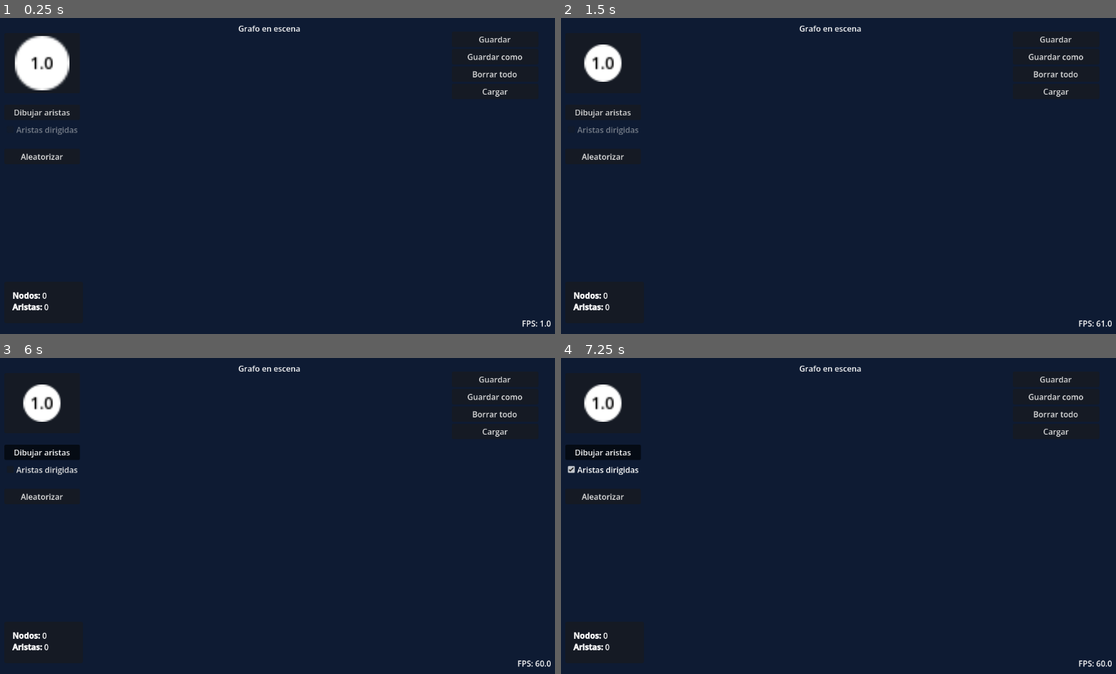
Above: before the commit, frames 1-4 (two rows, left to right).
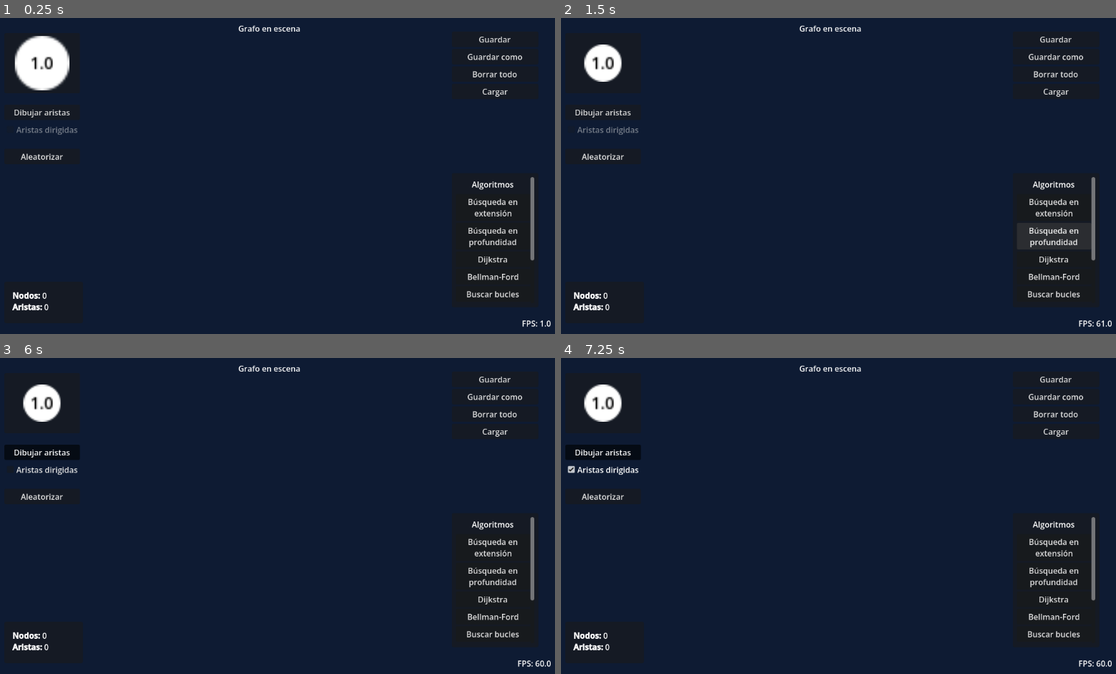
Above: after the commit, the same moments.

Repository: Andresit1524/graphim
Game: Godot game, scene res://assets/world/world.tscn
Same seed, same stepped clock (60 frames per second), same inputs: the game is played once before the commit and once after it.
Inputs (mouse positions are in pixels of both pictures, inside the frame that each line leads up to):
- Up to frame 1 (0.25 s): no input
- Up to frame 2 (1.5 s): click (1054, 207) at 0.5 s, where only the run after the commit has a clickable "Búsqueda en extensión"; click (1054, 236) at 1.25 s, where only the run after the commit has a clickable "Búsqueda en profundidad"
- Up to frame 3 (6 s): click (493, 598) at 2 s, where only the run after the commit has a clickable "Dijkstra"; click (493, 617) at 2.75 s, where only the run after the commit has a clickable "Bellman-Ford"; click (493, 632) at 3.5 s, where only the run after the commit has a clickable "Buscar bucles"; click (493, 651) at 4.25 s, where only the run after the commit has a clickable "Kruskal"; click (493, 667) at 5 s, where only the run after the commit has a clickable "Colorear"; click "Dibujar aristas" at 5.75 s
- Up to frame 4 (7.25 s): click "Aristas dirigidas" at 6.5 s

The runs differ from the first frame. In frame 1, 1.0% of the frame differs, in the area x 84-97%, y 50-89%; in frame 2, 1.9%, in the area x 82-97%, y 50-89%; in frame 3, 1.0%; in frame 4, 1.0%.

Commit message:
Interfaz base para algoritmos

Diff:
--- /dev/null
+++ b/assets/algorithms/a_star.gd
@@ -0,0 +1,5 @@
+class_name AStar extends BaseAlgorithm
+
+
+func start() -> void:
+	pass
--- /dev/null
+++ b/assets/algorithms/base_algoritm.gd
@@ -0,0 +1,14 @@
+## Clase base para un algoritmo sobre un grafo. Forma de uso: método [start] para
+@abstract class_name BaseAlgorithm extends Node
+
+
+## Nombre del algoritmo para poner en el botón
+@export var button_name: String = ""
+
+
+## Mundo
+@onready var world: Node2D = get_tree().current_scene
+
+
+## Inicia a procesar el algoritmo al presionar su botón
+@abstract func start() -> void
--- /dev/null
+++ b/assets/algorithms/bellman_ford.gd
@@ -0,0 +1,5 @@
+class_name BellmanFord extends BaseAlgorithm
+
+
+func start() -> void:
+	pass
--- /dev/null
+++ b/assets/algorithms/bfs.gd
@@ -0,0 +1,5 @@
+class_name BFS extends BaseAlgorithm
+
+
+func start() -> void:
+	pass
--- /dev/null
+++ b/assets/algorithms/coloring.gd
@@ -0,0 +1,5 @@
+class_name Coloring extends BaseAlgorithm
+
+
+func start() -> void:
+	pass
--- /dev/null
+++ b/assets/algorithms/dfs.gd
@@ -0,0 +1,5 @@
+class_name DFS extends BaseAlgorithm
+
+
+func start() -> void:
+	pass
--- /dev/null
+++ b/assets/algorithms/dijkstra.gd
@@ -0,0 +1,5 @@
+class_name Dijkstra extends BaseAlgorithm
+
+
+func start() -> void:
+	pass
--- /dev/null
+++ b/assets/algorithms/kruskal.gd
@@ -0,0 +1,5 @@
+class_name Kruskal extends BaseAlgorithm
+
+
+func start() -> void:
+	pass
--- /dev/null
+++ b/assets/algorithms/page_rank.gd
@@ -0,0 +1,5 @@
+class_name PageRank extends BaseAlgorithm
+
+
+func start() -> void:
+	pass
--- /dev/null
+++ b/assets/algorithms/search_loops.gd
@@ -0,0 +1,6 @@
+## Algoritmo de
+class_name SearchLoops extends BaseAlgorithm
+
+
+func start() -> void:
+	pass
--- /dev/null
+++ b/assets/world/algorithms.gd
@@ -0,0 +1,18 @@
+## Clase que gestiona los algoritmos y su interfaz
+class_name Algorithms extends Node
+
+
+@onready var world: Node2D = get_tree().current_scene
+## Botones para los algoritmos
+@onready var algoritm_buttons: VBoxContainer = %AlgoritmButtons
+
+
+func _ready() -> void:
+	for algorithm: BaseAlgorithm in get_children():
+		# Crea el botón
+		var alg_button := Button.new()
+		algoritm_buttons.add_child(alg_button)
+		alg_button.pressed.connect(algorithm.start)
+
+		alg_button.text = algorithm.button_name
+		alg_button.autowrap_mode = TextServer.AUTOWRAP_WORD
--- a/assets/world/world.tscn
+++ b/assets/world/world.tscn
@@ -7,8 +7,20 @@
 [ext_resource type="Script" uid="uid://eyy44t471n22" path="res://assets/world/buttons.gd" id="4_truut"]
 [ext_resource type="PackedScene" uid="uid://dslxtc5emgxkc" path="res://assets/graph_edge/graphim_edge.tscn" id="5_f47bs"]
 [ext_resource type="Script" uid="uid://dewdt8vncxwdp" path="res://assets/world/physics.gd" id="7_hqvew"]
+[ext_resource type="Script" uid="uid://bingkl6g4mj7t" path="res://assets/world/algorithms.gd" id="8_sn10k"]
+[ext_resource type="Script" uid="uid://bmokwo5sweyx6" path="res://assets/algorithms/search_loops.gd" id="9_moqa0"]
+[ext_resource type="Script" uid="uid://cyofd7al8ov4n" path="res://assets/algorithms/dijkstra.gd" id="10_v8xi1"]
+[ext_resource type="Script" uid="uid://bnvorpmn2brjf" path="res://assets/algorithms/dfs.gd" id="11_qxs72"]
+[ext_resource type="Script" uid="uid://brcktjt2s0ekb" path="res://assets/algorithms/bfs.gd" id="12_tic65"]
+[ext_resource type="Script" uid="uid://mlfenb31lie7" path="res://assets/algorithms/kruskal.gd" id="13_7iag1"]
+[ext_resource type="Script" uid="uid://buenckibf5dfu" path="res://assets/algorithms/coloring.gd" id="14_4f15s"]
+[ext_resource type="Script" uid="uid://ck1j7psayco4f" path="res://assets/algorithms/bellman_ford.gd" id="15_5it4x"]
+[ext_resource type="Script" uid="uid://clvdfserpd72l" path="res://assets/algorithms/a_star.gd" id="16_7iag1"]
+[ext_resource type="Script" uid="uid://ghyg4iu44w46" path="res://assets/algorithms/page_rank.gd" id="17_4f15s"]
 
 [sub_resource type="LabelSettings" id="LabelSettings_lh2ud"]
+
+[sub_resource type="LabelSettings" id="LabelSettings_kqacf"]
 
 [node name="World" type="Node2D" unique_id=1487274566]
 script = ExtResource("1_hxqi4")
@@ -39,7 +51,6 @@
 mouse_filter = 1
 script = ExtResource("4_f47bs")
 metadata/_edit_use_anchors_ = true
-metadata/_edit_lock_ = true
 
 [node name="Tools" type="VBoxContainer" parent="CanvasLayer/UI" unique_id=1736146907]
 layout_mode = 0
@@ -174,9 +185,90 @@
 horizontal_alignment = 1
 vertical_alignment = 1
 
+[node name="AlgoritmsPanel" type="PanelContainer" parent="CanvasLayer/UI" unique_id=802624321]
+custom_minimum_size = Vector2(0.405, 4.645)
+layout_mode = 1
+anchors_preset = -1
+anchor_left = 1.0
+anchor_top = 0.5
+anchor_right = 1.0
+anchor_bottom = 1.0
+offset_left = -209.0
+offset_right = -35.0
+offset_bottom = -54.0
+
+[node name="MarginContainer" type="MarginContainer" parent="CanvasLayer/UI/AlgoritmsPanel" unique_id=765188626]
+layout_mode = 2
+theme_override_constants/margin_left = 8
+theme_override_constants/margin_top = 8
+theme_override_constants/margin_right = 8
+theme_override_constants/margin_bottom = 8
+
+[node name="VScrollContainer" type="ScrollContainer" parent="CanvasLayer/UI/AlgoritmsPanel/MarginContainer" unique_id=1108259193]
+layout_mode = 2
+horizontal_scroll_mode = 0
+
+[node name="Content" type="VBoxContainer" parent="CanvasLayer/UI/AlgoritmsPanel/MarginContainer/VScrollContainer" unique_id=334644937]
+layout_mode = 2
+size_flags_horizontal = 3
+size_flags_vertical = 3
+
+[node name="Title" type="Label" parent="CanvasLayer/UI/AlgoritmsPanel/MarginContainer/VScrollContainer/Content" unique_id=229377048]
+custom_minimum_size = Vector2(0, 30)
+layout_mode = 2
+text = "Algoritmos"
+label_settings = SubResource("LabelSettings_kqacf")
+horizontal_alignment = 1
+vertical_alignment = 1
+
+[node name="AlgoritmButtons" type="VBoxContainer" parent="CanvasLayer/UI/AlgoritmsPanel/MarginContainer/VScrollContainer/Content" unique_id=1938260990]
+unique_name_in_owner = true
+layout_mode = 2
+size_flags_vertical = 3
+
 [node name="Physics" type="Node" parent="." unique_id=1290079163]
 unique_name_in_owner = true
 script = ExtResource("7_hqvew")
+
+[node name="Algorithms" type="Node" parent="." unique_id=1595311311]
+unique_name_in_owner = true
+script = ExtResource("8_sn10k")
+
+[node name="BFS" type="Node" parent="Algorithms" unique_id=523893545]
+script = ExtResource("12_tic65")
+button_name = "Búsqueda en extensión"
+
+[node name="DFS" type="Node" parent="Algorithms" unique_id=1898507583]
+script = ExtResource("11_qxs72")
+button_name = "Búsqueda en profundidad"
+
+[node name="Dijkstra" type="Node" parent="Algorithms" unique_id=807360621]
+script = ExtResource("10_v8xi1")
+button_name = "Dijkstra"
+
+[node name="BellmanFord" type="Node" parent="Algorithms" unique_id=1058057027]
+script = ExtResource("15_5it4x")
+button_name = "Bellman-Ford"
+
+[node name="SearchLoops" type="Node" parent="Algorithms" unique_id=410380872]
+script = ExtResource("9_moqa0")
+button_name = "Buscar bucles"
+
+[node name="Kruskal" type="Node" parent="Algorithms" unique_id=1102558979]
+script = ExtResource("13_7iag1")
+button_name = "Kruskal"
+
+[node name="Coloring" type="Node" parent="Algorithms" unique_id=1742296094]
+script = ExtResource("14_4f15s")
+button_name = "Colorear"
+
+[node name="AStar" type="Node" parent="Algorithms" unique_id=1754430314]
+script = ExtResource("16_7iag1")
+button_name = "A*"
+
+[node name="PageRank" type="Node" parent="Algorithms" unique_id=1909036777]
+script = ExtResource("17_4f15s")
+button_name = "PageRank"
 
 [node name="SaveDialog" type="FileDialog" parent="." unique_id=1962484975]
 unique_name_in_owner = true
Not shown, added: assets/algorithms/a_star.gd.uid
Not shown, added: assets/algorithms/base_algoritm.gd.uid
Not shown, added: assets/algorithms/bellman_ford.gd.uid
Not shown, added: assets/algorithms/bfs.gd.uid
Not shown, added: assets/algorithms/coloring.gd.uid
Not shown, added: assets/algorithms/dfs.gd.uid
Not shown, added: assets/algorithms/dijkstra.gd.uid
Not shown, added: assets/algorithms/kruskal.gd.uid
Not shown, added: assets/algorithms/page_rank.gd.uid
Not shown, added: assets/algorithms/search_loops.gd.uid
Not shown, added: assets/world/algorithms.gd.uid
